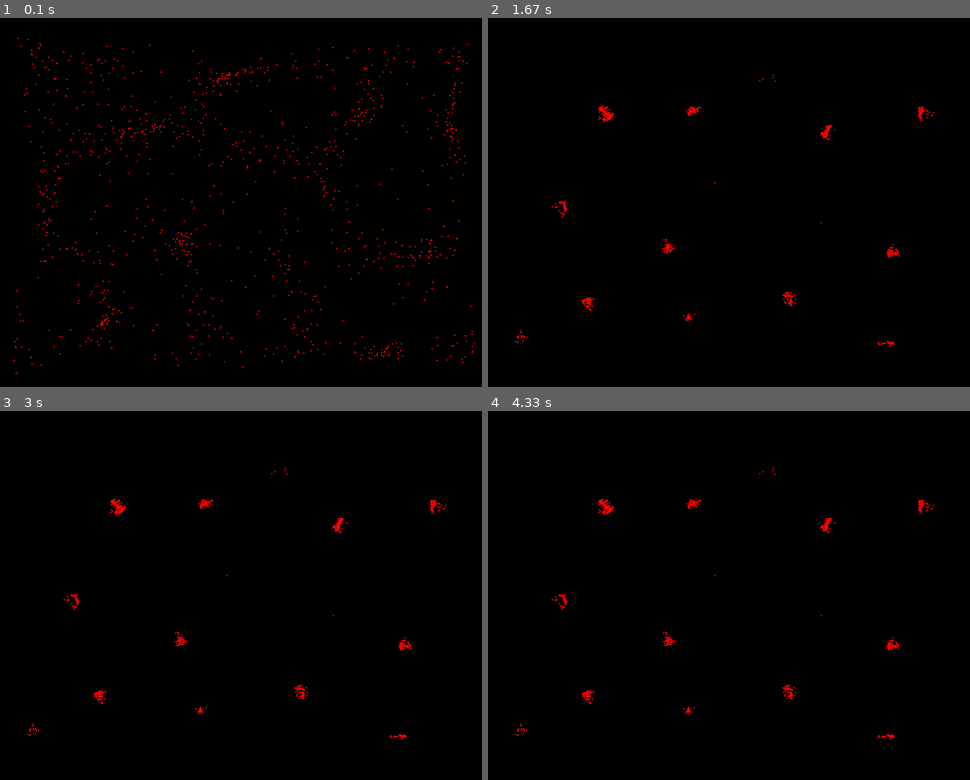
Above: before the commit, frames 1-4 (two rows, left to right).
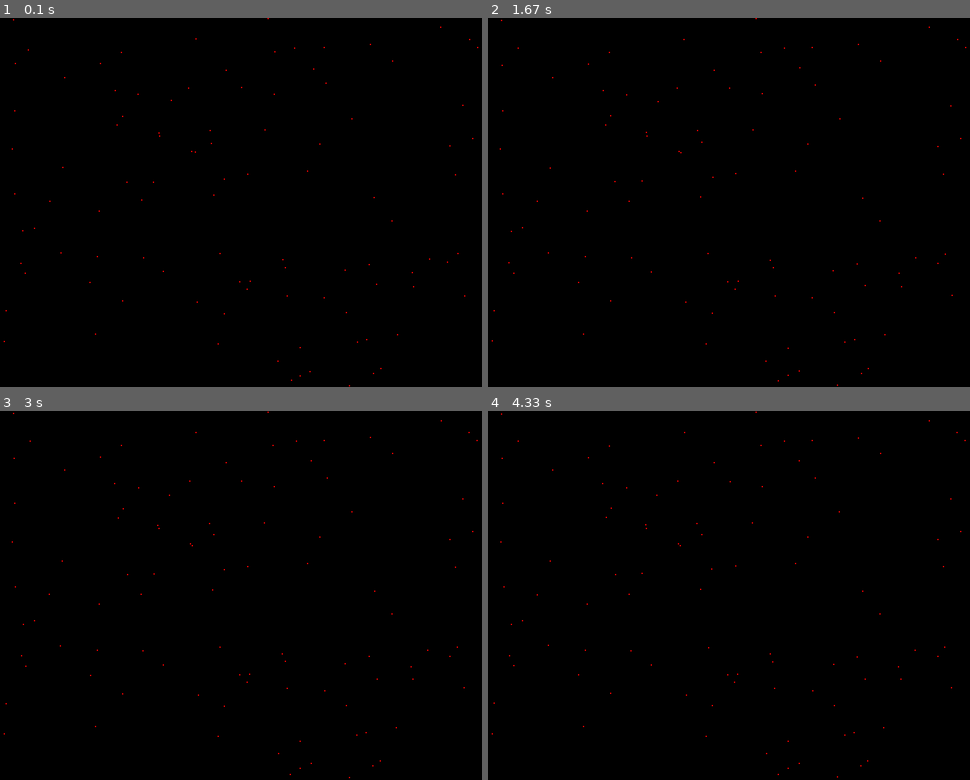
Above: after the commit, the same moments.

Repository: not-ETHICAL-HACKER/Python-Projects
Game: pygame game, started from main/math/particle_life_pygame.py
Same seed, same stepped clock (60 frames per second), same inputs: the game is played once before the commit and once after it.
Inputs:
- Up to frame 1 (0.1 s): no input
- Up to frame 2 (1.67 s): no input
- Up to frame 3 (3 s): no input
- Up to frame 4 (4.33 s): no input

The runs differ from the first frame. In frame 1, 1.0% of the frame differs, in the area x 0-100%, y 0-100%; in frame 2, 0.5%; in frame 3, 0.5%; in frame 4, 0.5%.

Commit message:
Add CROSS mode; particle density forces
cellular_automata_pygame: Introduce a CROSS mode and adjust neighbor counting logic to support Manhattan-neighbor rules. Simplify CONWAY/VON flags, integrate CROSS-specific alive/dead rules, and reorganize new_pos/dead_pos handling. Minor whitespace/flow fixes.

particle_life_pygame: Add per-particle density tracking and abs_radius for overlap handling; change update signature to use self and other (fixes earlier self/param mixups) and use self/other when indexing matrices. Implement short-range overlap repulsion and density-scaled attraction in the mid-range, use phi as a scale factor, and guard distance calculations. Annotate/fix fix_probs signature, reduce initial particle count for testing, reset particle.density each frame, and correct the call to update(pass other) for each neighbor. Overall these changes add experimental density-driven interactions and bug fixes to inter-particle force calculations for easier testing and tuning.

Diff:
--- a/main/math/cellular_automata_pygame.py
+++ b/main/math/cellular_automata_pygame.py
@@ -106,9 +106,9 @@
 
 running = True
 CONWAY = False
-VON = not CONWAY
-
-CROSS = False
+VON = False
+CROSS = True
+
 # TODO: Recreate the diamond fractal automaton from the reference image.
 
 #* Observations:
@@ -134,6 +134,7 @@
             running = False
 
     new_pos = set()
+
     for (x, y) in alive_pos:
         # Count alive neighbors
         neighbors = 0
@@ -159,6 +160,15 @@
                 new_pos.add((x, y))  # stays alive or becomes alive
             else:
                 dead_pos.add((x, y))  # becomes dead
+        if CROSS:
+            for dx in (-1, 0, 1):
+                for dy in (-1, 0, 1):
+                    if abs(dx)+abs(dy) == 1 and (x + dx, y + dy) in alive_pos:
+                        neighbors += 1
+            if neighbors in (2,3):
+                new_pos.add((x,y))
+            else:
+                dead_pos.add((x,y))
 
     for (x,y) in  dead_pos:
         neighbors = 0
@@ -170,6 +180,16 @@
 
             if neighbors == 3:
                 new_pos.add((x, y))  # becomes alive
+                dead_pos.discard((x,y)) # remove discarf if it doesnt produce conways gaem of life
+        if CROSS:
+            for dx in  (-1,0,1):
+                for dy in  (-1,0,1):
+                    if abs(dx)+abs(dy) == 1 and (x + dx, y + dy) in alive_pos:
+                        neighbors += 1
+            if neighbors in(1,3):
+                new_pos.add((x,y)) # becomes alive
+                dead_pos.discard((x,y))
+
 
 
     alive_pos = new_pos
--- a/main/math/particle_life_pygame.py
+++ b/main/math/particle_life_pygame.py
@@ -10,13 +10,18 @@
         self.outer_radius = 100
         self.inner_radius = 25
         self.drag = 0.25
+        self.density = 0.0 # only for testing remove if too complex
+        self.density_limit = 2.0 # only for testing remove if too complex
         self.particle_size = 1
+        self.abs_radius = self.particle_size * 2
         self.shape = shape
         # self.life = 100
 
-    def update(self,p1: 'Particle',p2: 'Particle',c_matrix: dict,s_matrix: dict):
-        x1,y1 = p1.x, p1.y
-        x2,y2 = p2.x, p2.y
+    def update(self,other: 'Particle',c_matrix: dict,s_matrix: dict):
+        x1,y1 = self.x, self.y
+        x2,y2 = other.x, other.y
+
+        phi = 1.618033
 
         dx = x2 - x1
         dy = y2 - y1
@@ -26,25 +31,48 @@
         if hyp < 1 or hyp > self.outer_radius**2:
             return
 
-        distance = math.sqrt(hyp)
+        distance = math.sqrt(hyp) if hyp > 0.1 else 1
 
         cosine = dx/distance
         sine = dy/distance
+
+        if self.c == other.c or self.shape == other.shape:
+            self.density += 1 - distance/self.outer_radius
+        else:
+            self.density += (1 - distance/self.outer_radius) * 0.5
         #! try to make waves by making num of particles large and at start of sim make them all point in a direction and move in it for like 10 frames and then remove the vrctor force and observe whether eave nature of particles can be observed or not
-        if hyp < self.inner_radius**2:
+        if distance < self.abs_radius:
+            overlap_factor = 1.0 - (distance / self.abs_radius)
+
+            repulsion_force = overlap_factor * 2.0  # Adjust 2.0 to make them softer or stiffer
+
+            self.vx += - repulsion_force * cosine
+            self.vy += - repulsion_force * sine
+        elif hyp < self.inner_radius**2:
             # self.vx += -1/math.sqrt(distance) * cosine
             # self.vy += -1/math.sqrt(distance) * sine
             ...
+
         elif self.inner_radius**2 < hyp < self.outer_radius**2:
-            k = -0.0005
-            self.vx += (c_matrix[p1.c][p2.c] * cosine) * 1 / (1 + k * distance)
-            self.vy += (c_matrix[p1.c][p2.c] * sine) * 1 / (1 + k * distance)
-
-            func_name = s_matrix[p1.shape][p2.shape][1]
+            k = 1 * phi
+            x_affects = c_matrix[self.c][other.c]
+            y_affects = c_matrix[self.c][other.c]
+
+            density_factor = 1 - min(max(0, self.density - self.density_limit),2.0)
+
+            if x_affects > 0:
+                x_affects *= density_factor
+            if y_affects > 0:
+                y_affects *= density_factor
+
+            self.vx += (x_affects * cosine) * 1 / (1 + k * distance)
+            self.vy += (y_affects * sine) * 1 / (1 + k * distance)
+
+            func_name = s_matrix[self.shape][other.shape][1]
             func = funcs[func_name]
 
-            self.vx += func(distance) * cosine * s_matrix[p1.shape][p2.shape][0]
-            self.vy += func(distance) * sine * s_matrix[p1.shape][p2.shape][0]
+            self.vx += func(distance) * cosine * s_matrix[self.shape][other.shape][0]
+            self.vy += func(distance) * sine * s_matrix[self.shape][other.shape][0]
 
     def move(self):
         self.x += self.vx
@@ -97,7 +125,8 @@
                 self.vx *= -1
                 self.vy *= -1
 
-def fix_probs(prob, n, max_len):
+def fix_probs(prob:list, n, max_len): #? prob wont actualy always be a list
+    #! this function is to fix the probabilities if they are not given in the correct format or if they are not of the correct length
     if isinstance(prob, (list, tuple)):
         if not prob:
             prob = [random.random() for _ in range(n)]
@@ -134,8 +163,8 @@
 n_s = 1
 particles: list[Particle] = []
 t_colors = ['red', 'green', 'blue', 'yellow', 'cyan', 'magenta'][:n_c]
+t_shapes = ['circle', 'square', 'triangle'][:n_s]
 prob_func = [random.random() for _ in range(len(funcs))]
-t_shapes = ['circle', 'square', 'triangle']
 prob_color = [random.random() for _ in range(len(t_colors))]
 prob_shape = [random.random() for _ in range(len(t_shapes))]
 t_dict_colors = {
@@ -150,7 +179,6 @@
 prob_func = fix_probs(prob_func, len(funcs), len(funcs))
 prob_color = fix_probs(prob_color, len(t_colors), len(t_colors))
 prob_shape = fix_probs(prob_shape, len(t_shapes), len(t_shapes))
-shape_size = 0.1
 
 true_color_matrix = {
                 c1: {
@@ -167,7 +195,7 @@
         for s1 in t_shapes
     }
 
-for _ in range(1_000):
+for _ in range(1_00):
     x = random.uniform(0, WIDTH)
     y = random.uniform(0, HEIGHT)
     color = random.choices(t_colors, k=1, weights=prob_color)[0]
@@ -184,6 +212,8 @@
         if event.type == pygame.QUIT:
             running = False
     screen.fill((0, 0, 0))
+
+    density = 0.0
 
     grid = {}
 
@@ -203,6 +233,8 @@
         grid[(cx, cy)].append(p)
     for particle in particles:
 
+        particle.density = 0.0 # only for testing remove if too complex
+
         cx = int(particle.x // CELL_SIZE)
         cy = int(particle.y // CELL_SIZE)
 
@@ -219,8 +251,8 @@
                     if particle is other:
                         continue
 
+
                     particle.update(
-                        particle,
                         other,
                         true_color_matrix,
                         true_shape_matrix
